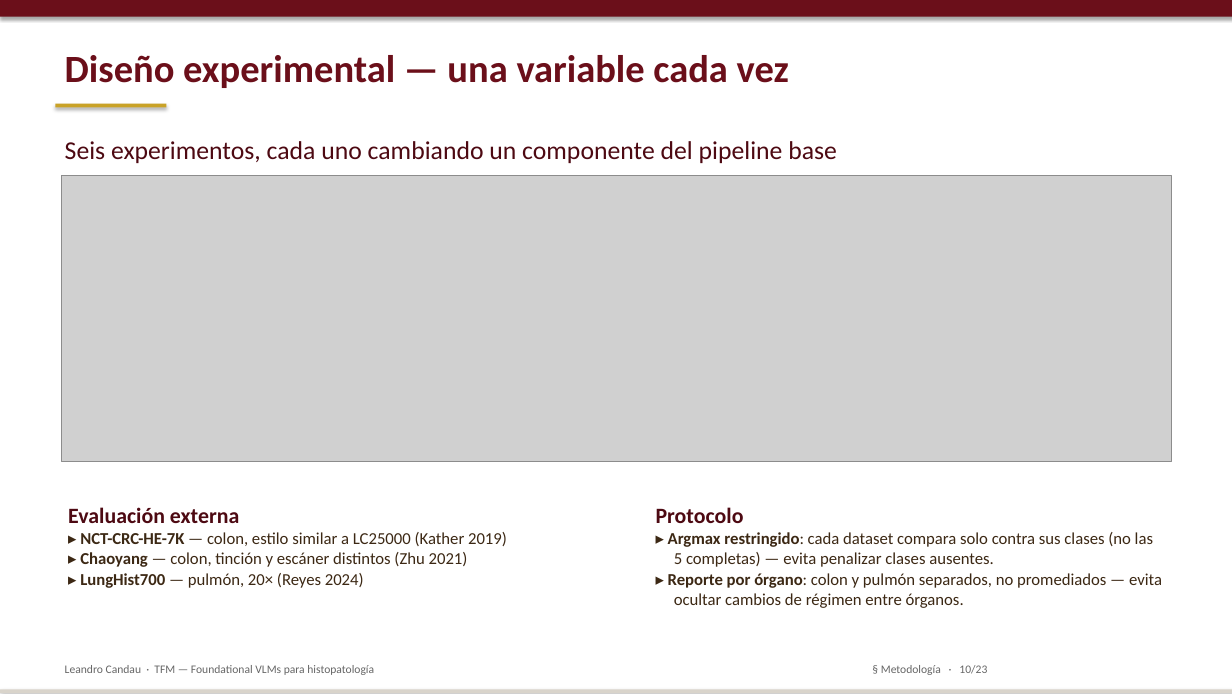
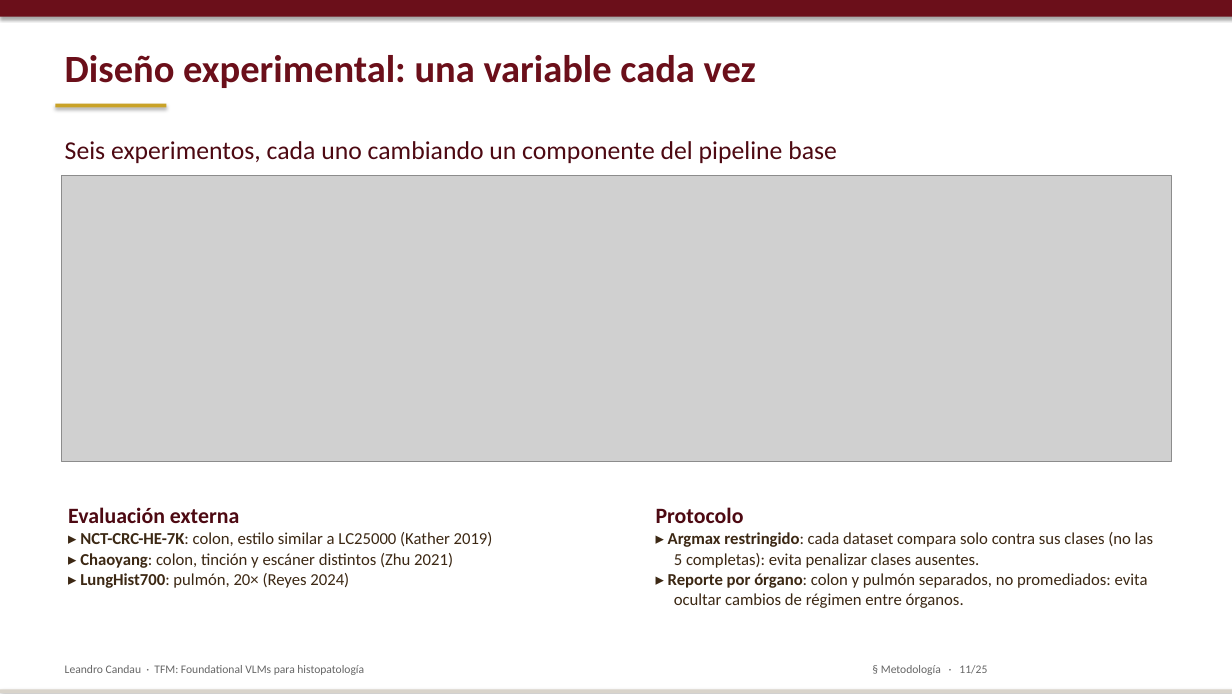
Before and after one commit to lcandau/histopathology-clip-lab, a slide deck: slide 11 of report/TFM_defense.pptx (slide 10 before the commit). Drawn at 1232x694 pixels with LibreOffice and Linux fonts; fonts in the diff are those of the drawing; grey boxes stand for pictures. Boxes give left, top, right and bottom in pixels: in the first picture for what was removed or moved away, otherwise in the second. Text is boxed around its words. In the diff, an @@ line names an element or a change of style, - is before the commit and + after.

```diff
--- a/report/TFM_defense.pptx
+++ b/report/TFM_defense.pptx
@@ text at [65,55,756,88]: text changed @@
-Diseño experimental — una variable cada vez
+Diseño experimental: una variable cada vez
@@ text at [80,532,493,588]: text changed @@
-▸ NCT-CRC-HE-7K — colon, estilo similar a LC25000 (Kather 2019)
-▸ Chaoyang — colon, tinción y escáner distintos (Zhu 2021)
-▸ LungHist700 — pulmón, 20× (Reyes 2024)
+▸ NCT-CRC-HE-7K: colon, estilo similar a LC25000 (Kather 2019)
+▸ Chaoyang: colon, tinción y escáner distintos (Zhu 2021)
+▸ LungHist700: pulmón, 20× (Reyes 2024)
@@ text at [668,532,1153,608]: text changed @@
-▸ Argmax restringido: cada dataset compara solo contra sus clases (no las 5 completas) — evita penalizar clases ausentes.
-▸ Reporte por órgano: colon y pulmón separados, no promediados — evita ocultar cambios de régimen entre órganos.
+▸ Argmax restringido: cada dataset compara solo contra sus clases (no las 5 completas): evita penalizar clases ausentes.
+▸ Reporte por órgano: colon y pulmón separados, no promediados: evita ocultar cambios de régimen entre órganos.
@@ text at [65,665,364,675]: text changed @@
-Leandro Candau · TFM — Foundational VLMs para histopatología
+Leandro Candau · TFM: Foundational VLMs para histopatología
@@ text at [881,665,987,675]: text changed @@
-§ Metodología · 10/23
+§ Metodología · 11/25
```
Also in this commit, not shown: 12 other slides changed, 11 slides added, 9 slides removed, 40 other files.
